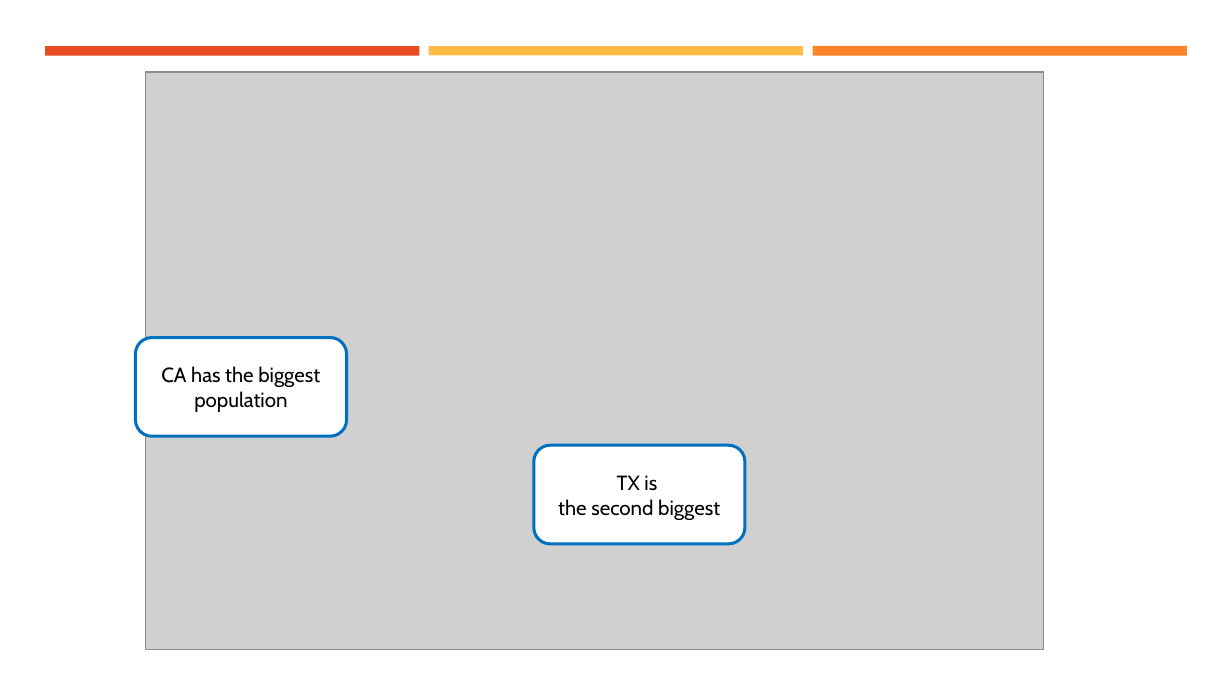
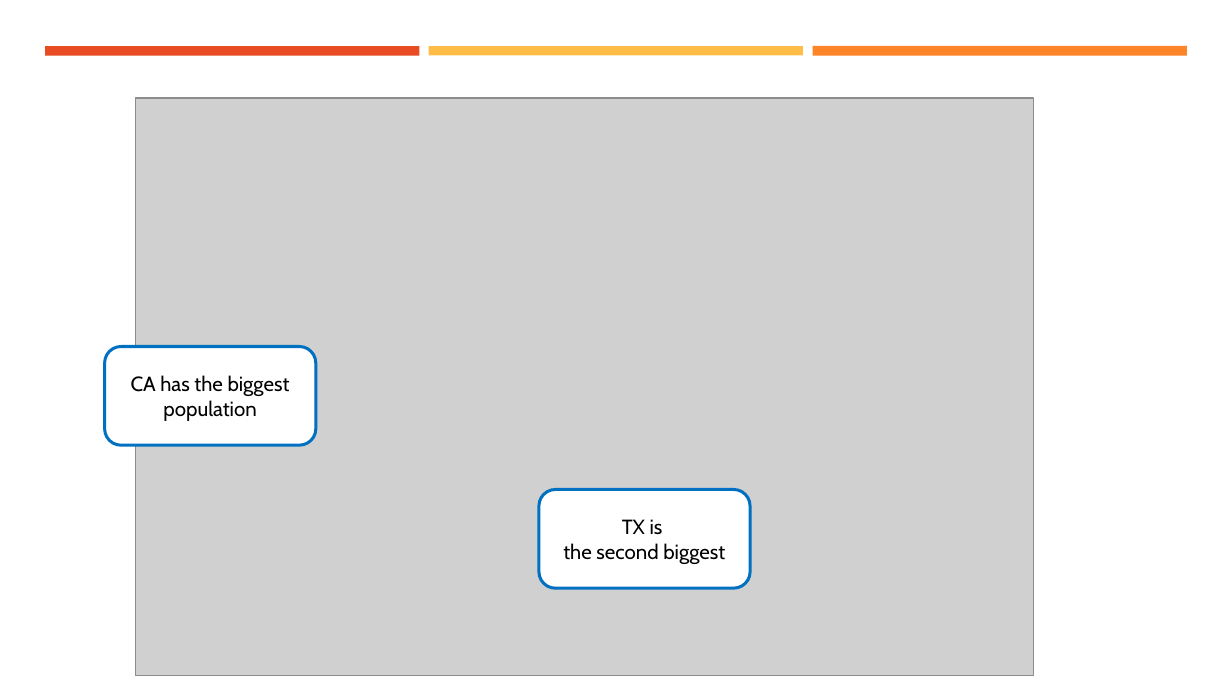
Before and after one commit to tduszyk/Supersize_America, a slide deck: slide 7 of ppt_final.pptx. Drawn at 1232x693 pixels with LibreOffice and Linux fonts; fonts in the diff are those of the drawing; grey boxes stand for pictures. Boxes give left, top, right and bottom in pixels: in the first picture for what was removed or moved away, otherwise in the second. Text is boxed around its words. In the diff, an @@ line names an element or a change of style, - is before the commit and + after.

```diff
--- a/ppt_final.pptx
+++ b/ppt_final.pptx
@@ picture: place and size @@
-picture at bbox=[145, 71, 1044, 649]
+picture at bbox=[136, 99, 1034, 676]
@@ rounded rectangle "CA has the biggest population": place and size @@
-rounded rectangle "CA has the biggest population" at bbox=[136, 338, 346, 436]
+rounded rectangle "CA has the biggest population" at bbox=[105, 346, 315, 445]
@@ rounded rectangle "TX is": place and size @@
-rounded rectangle "TX is" at bbox=[533, 445, 744, 543]
+rounded rectangle "TX is" at bbox=[538, 489, 749, 588]
```
Also in this commit, not shown: 4 other slides changed.
